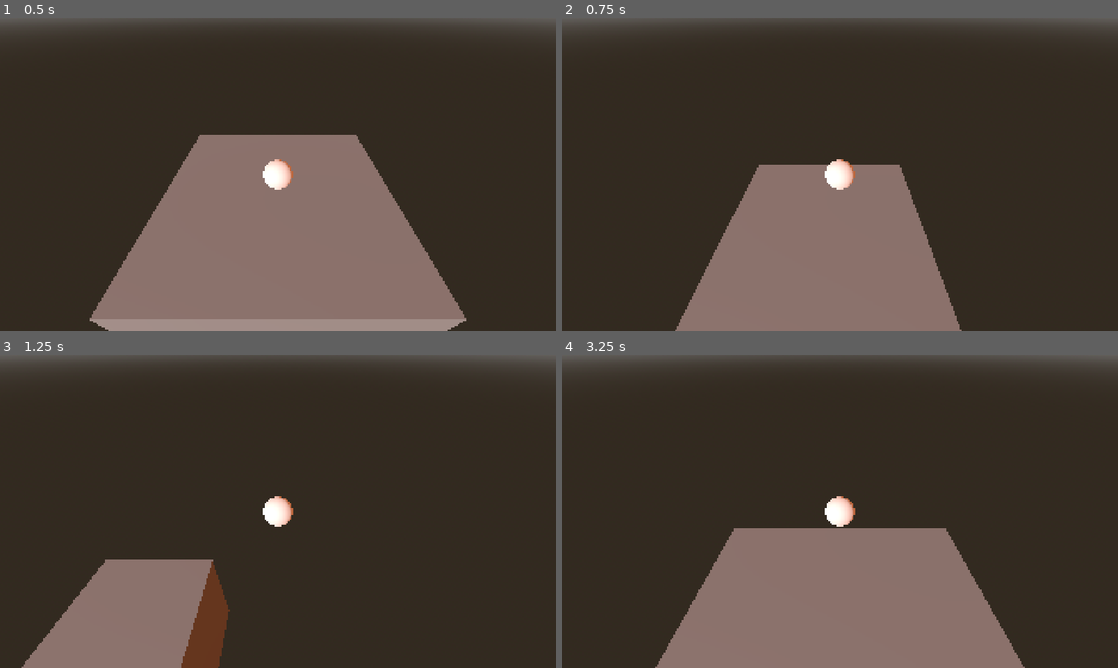
Above: before the commit, frames 1-4 (two rows, left to right).
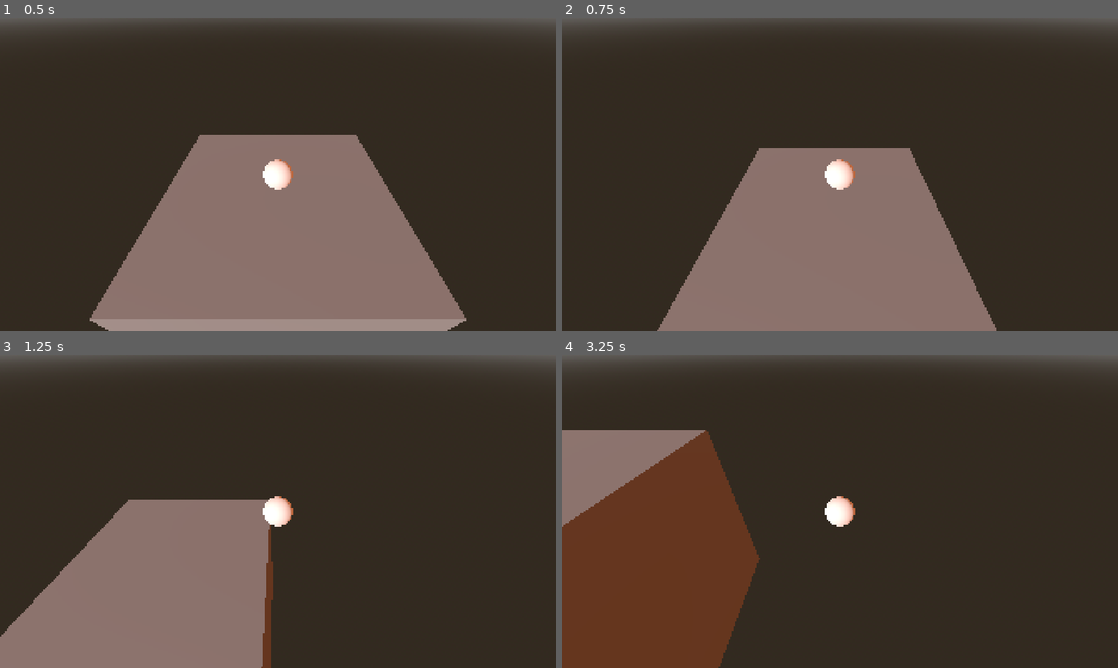
Above: after the commit, the same moments.

Repository: DestroyerMob/rolypoly
Game: Godot game, scene res://scenes/test_scene.tscn
Two runs of this game, one before a commit and one after it. Both use one fixed random seed, a clock stepped at 60 frames per second and the inputs below.
Inputs (mouse positions are in pixels of both pictures, inside the frame that each line leads up to):
- Up to frame 1 (0.5 s): no input
- Up to frame 2 (0.75 s): tap Enter at 0.5 s; move the mouse to (962, 158) at 0.52 s; hold D (right) from 0.53 s (still down); tap Space (jump) at 0.6 s; click (962, 158) at 0.67 s
- Up to frame 3 (1.25 s): keep holding D (right); tap Space (jump) at 0.77, 1.07 s
- Up to frame 4 (3.25 s): move the mouse to (728, 527) at 1.27 s; release D (right) at 1.28 s; hold S (backward) 1.28-2.03 s; click (728, 527) at 1.35 s; tap Space (jump) at 1.52, 1.55, 1.82, 2.3, 3.02, 3.05 s; move the mouse to (895, 442) at 2.02 s; hold D (right) 2.03-2.78 s; tap Tab at 2.1 s; move the mouse to (812, 574) at 2.77 s; hold W (forward) from 2.78 s (still down); tap F at 2.85 s; click (812, 574) at 2.92 s

Frame 1 is identical in both runs. In frame 2, 5.3% of the frame differs, in the area x 17-79%, y 41-100%; in frame 3, 13%; in frame 4, 43%, in the area x 0-84%, y 24-100%.

Commit message:
Fixed the double jump

Diff:
--- a/scripts/player.gd
+++ b/scripts/player.gd
@@ -40,19 +40,6 @@
 	if Input.is_action_just_pressed("jump"):
 		jump()
 	move(Input.get_vector("left", "right", "forward", "backward"))
-
-	var input := Input.get_vector(
-		"left", "right", "forward", "backward"
-	)
-
-	on_ground = get_colliding_bodies().size() > 0
-
-	if Input.is_action_just_pressed("jump") and on_ground:
-		apply_central_impulse(Vector3.UP * jump_impulse)
-
-	var direction := Vector3(input.x, 0.0, input.y)
-
-	apply_central_force(direction * speed_force)
 
 #VFX
 
